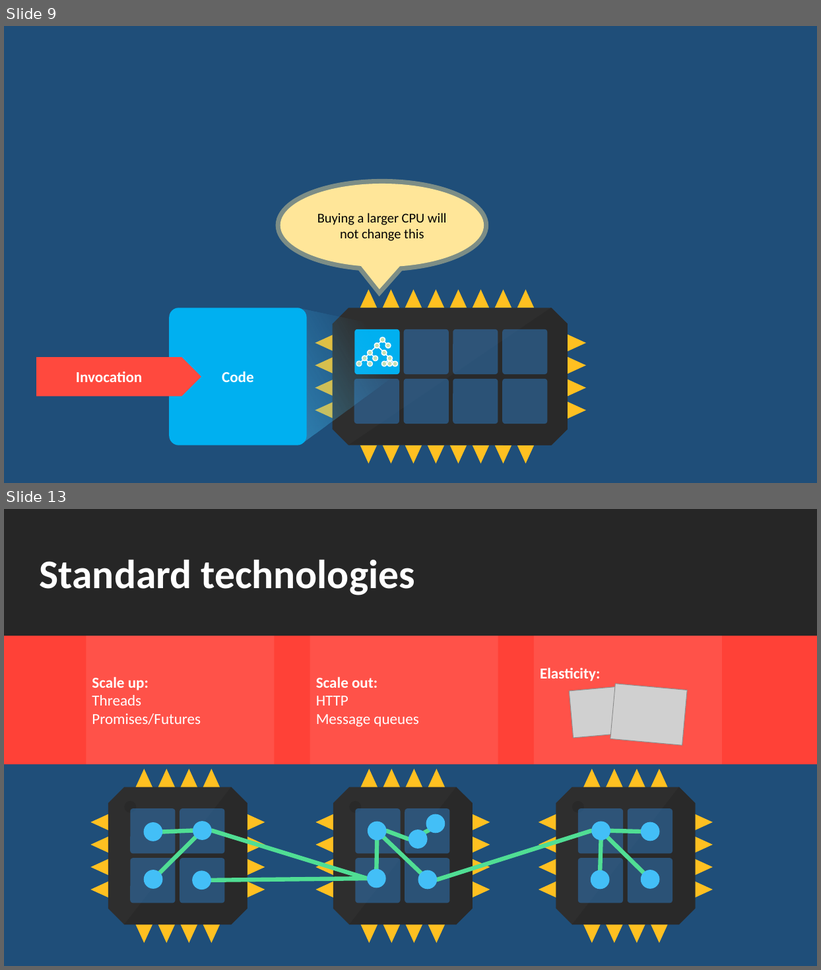
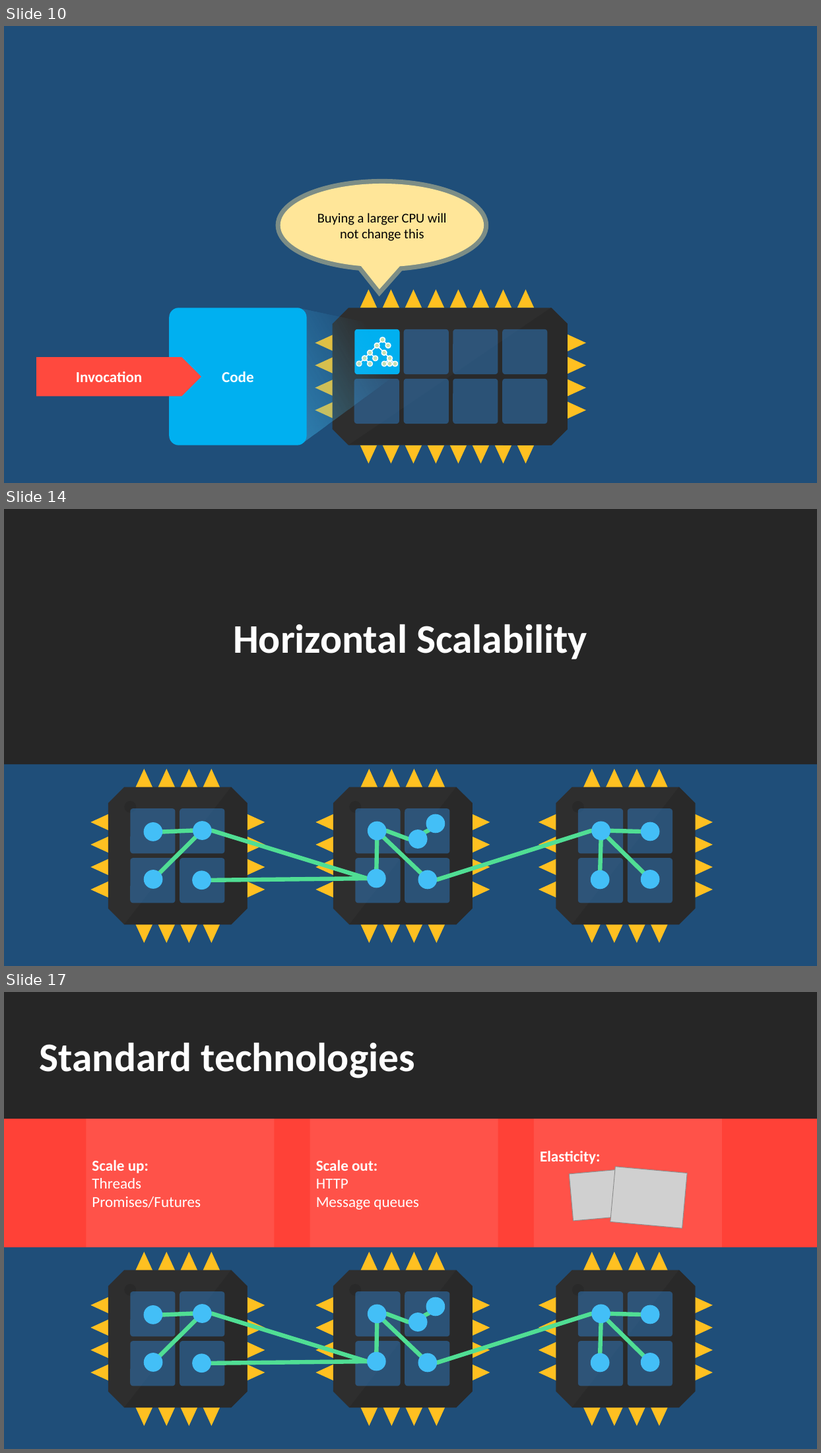
Before and after one commit to rogeralsing/Presentations, a slide deck: ProtoActor/QConSP/protoactor.pptx. Shown one above the other, each under a label of ours: slides 9 and 13 before the commit, slides 10, 14 and 17 after it; the slides between them are not shown. The pictures are 821x970 and 821x1453 pixels, drawn with LibreOffice and Linux fonts; fonts in the diff are those of the drawing; grey boxes stand for pictures. Boxes give left, top, right and bottom in pixels: in the first picture for what was removed or moved away, otherwise in the second. Text is boxed around its words. In the diff, an @@ line names an element or a change of style, - is before the commit and + after.

```diff
--- a/ProtoActor/QConSP/protoactor.pptx
+++ b/ProtoActor/QConSP/protoactor.pptx
@@ slide 14 added at (x1=4, y1=509, x2=817, y2=966), background #1F4E79 @@
@@ rectangle added at (x1=4, y1=509, x2=817, y2=764), fill #262626, 48 pt, text #FFFFFF, bold @@
+Horizontal Scalability
@@ group added at (x1=144, y1=815, x2=660, y2=890): 13 ellipses, 12 lines @@
@@ group added at (x1=90, y1=769, x2=265, y2=943): 4 rounded rectangles, 2 freeform shapes, 1 octagon, 1 ellipse @@
@@ group added at (x1=316, y1=769, x2=490, y2=943): 4 rounded rectangles, 2 freeform shapes, 1 octagon, 1 ellipse @@
@@ group added at (x1=539, y1=769, x2=714, y2=943): 4 rounded rectangles, 2 freeform shapes, 1 octagon, 1 ellipse @@
@@ what was slide 9 is now slide 10 @@
@@ what was slide 13 is now slide 17 @@
```
Also in this commit, not shown: 4 slides changed, 4 other slides added, 2 slides removed.
